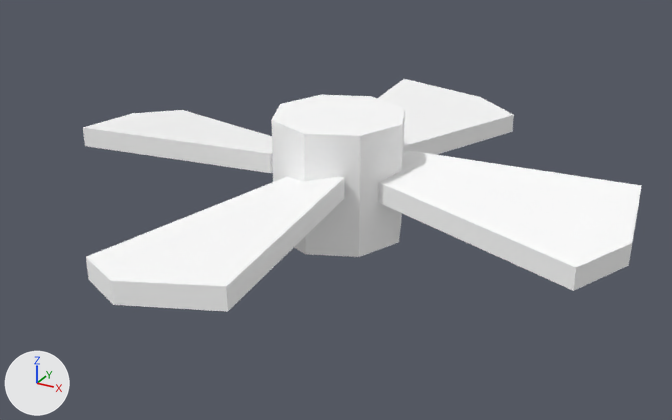
Before and after pictures for a commit that changed the OBJ model src/main/resources/assets/data_energistics/models/item/weapon_platform/drones/white/rotor_rear_right.obj.
One viewpoint serves both versions: a camera (50 mm lens) standing at (1.136, -1.25, 0.715) and looking at (0.927, -0.87, 0.525). The lights are fixed; the arrows at lower left show +X, +Y and +Z. The picture after the commit comes second. Where no turn or scale is listed for an object, it has been applied to the vertices.

Objects in the first picture: 'rear_right_blade_', 'rear_right_blade_3', 'rear_right_blade_4', 'rear_right_blade_5', 'rear_right_rotor_hub'.
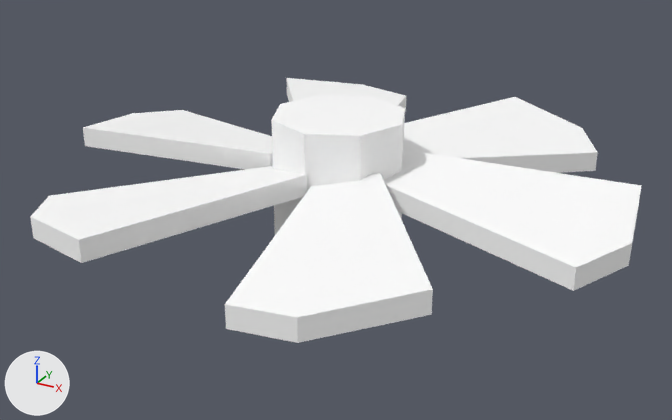
What differs and where, as boxes (x1, y1, x2, y2) in the pictures (672 x 420 px):
```json
{"object": "rear_right_blade_5", "change": "moved, turned", "before": [86, 177, 344, 312], "after": [225, 173, 433, 343]}
{"object": "rear_right_blade_6", "change": "added", "after": [30, 166, 307, 263]}
{"object": "rear_right_blade_3", "change": "moved, turned", "before": [377, 79, 514, 155], "after": [404, 97, 598, 173]}
{"object": "rear_right_blade_2", "change": "added", "after": [286, 78, 406, 112]}
```

Scene script edits in JSON lines:
```json
{"block": "me_rear_right_blade_3", "where": "# used by ob_rear_right_blade_3; location = (0.0, 0.0, 0.0)"}
{"op": "remove", "block": "me_rear_right_blade_3", "code": "me_rear_right_blade_3.from_pydata(...)  # 10 vertices, 9 faces; spans x 0.8944..0.9712, y -0.8412..-0.7125, z 0.5319..0.5538"}
{"op": "add", "block": "me_rear_right_blade_3", "code": "me_rear_right_blade_3.from_pydata(...)  # 10 vertices, 9 faces; spans x 0.9234..1.0322, y -0.8497..-0.7238, z 0.5319..0.5538"}
{"block": "me_rear_right_blade_3", "change": "me_rear_right_blade_3 part 1: the whole mesh is turned -30 degrees about the z axis through its middle, then moved by (0.0418, -0.0154, 0.0)"}
{"block": "me_rear_right_blade_5", "where": "# used by ob_rear_right_blade_5; location = (0.0, 0.0, 0.0)"}
{"op": "remove", "block": "me_rear_right_blade_5", "code": "me_rear_right_blade_5.from_pydata(...)  # 10 vertices, 9 faces; spans x 0.8788..0.9556, y -1.0125..-0.8837, z 0.5319..0.5538"}
{"op": "add", "block": "me_rear_right_blade_5", "code": "me_rear_right_blade_5.from_pydata(...)  # 10 vertices, 9 faces; spans x 0.9259..1.0228, y -1.002..-0.8786, z 0.5319..0.5538"}
{"block": "me_rear_right_blade_5", "change": "me_rear_right_blade_5 part 2: the whole mesh is turned 30 degrees about the z axis through its middle, then moved by (0.0439, 0.0076, 0.0)"}
{"op": "add", "block": "me_rear_right_blade_6", "code": ["me_rear_right_blade_6 = bpy.data.meshes.new('rear_right_blade_6')", "me_rear_right_blade_6.from_pydata([(0.8803, -1.0012, 0.5525), (0.9266, -0.8973, 0.5538), (0.9046, -0.8753, 0.5481), (0.8178, -0.9557, 0.5425), (0.8338, -0.983, 0.5456), (0.8803, -1.0012, 0.5419), (0.8178, -0.9557, 0.5319), (0.9046, -0.8753, 0.5375), (0.9266, -0.8973, 0.5431), (0.8338, -0.983, 0.535)], [], [(0, 1, 2, 3), (0, 3, 4), (5, 6, 7, 8), (9, 6, 5), (6, 3, 2, 7), (9, 4, 3, 6), (5, 0, 4, 9), (8, 1, 0, 5), (7, 2, 1, 8)])", "me_rear_right_blade_6.materials.append(mat_drone_atlas)  # its picture is missing"]}
{"op": "add", "block": "me_rear_right_blade_2", "code": ["me_rear_right_blade_2 = bpy.data.meshes.new('rear_right_blade_2')", "me_rear_right_blade_2.from_pydata([(0.8272, -0.7544, 0.5525), (0.8941, -0.8464, 0.5538), (0.9241, -0.8385, 0.5481), (0.8979, -0.723, 0.5425), (0.8662, -0.7232, 0.5456), (0.8272, -0.7544, 0.5419), (0.8979, -0.723, 0.5319), (0.9241, -0.8385, 0.5375), (0.8941, -0.8464, 0.5431), (0.8662, -0.7232, 0.535)], [], [(0, 1, 2, 3), (0, 3, 4), (5, 6, 7, 8), (9, 6, 5), (6, 3, 2, 7), (9, 4, 3, 6), (5, 0, 4, 9), (8, 1, 0, 5), (7, 2, 1, 8)])", "me_rear_right_blade_2.materials.append(mat_drone_atlas)  # its picture is missing"]}
{"op": "add", "block": "ob_rear_right_blade_6", "code": ["ob_rear_right_blade_6 = bpy.data.objects.new('rear_right_blade_6', me_rear_right_blade_6)", "ob_rear_right_blade_6.location = (0.0, 0.0, 0.0)"]}
{"op": "add", "block": "ob_rear_right_blade_2", "code": ["ob_rear_right_blade_2 = bpy.data.objects.new('rear_right_blade_2', me_rear_right_blade_2)", "ob_rear_right_blade_2.location = (0.0, 0.0, 0.0)"]}
```
